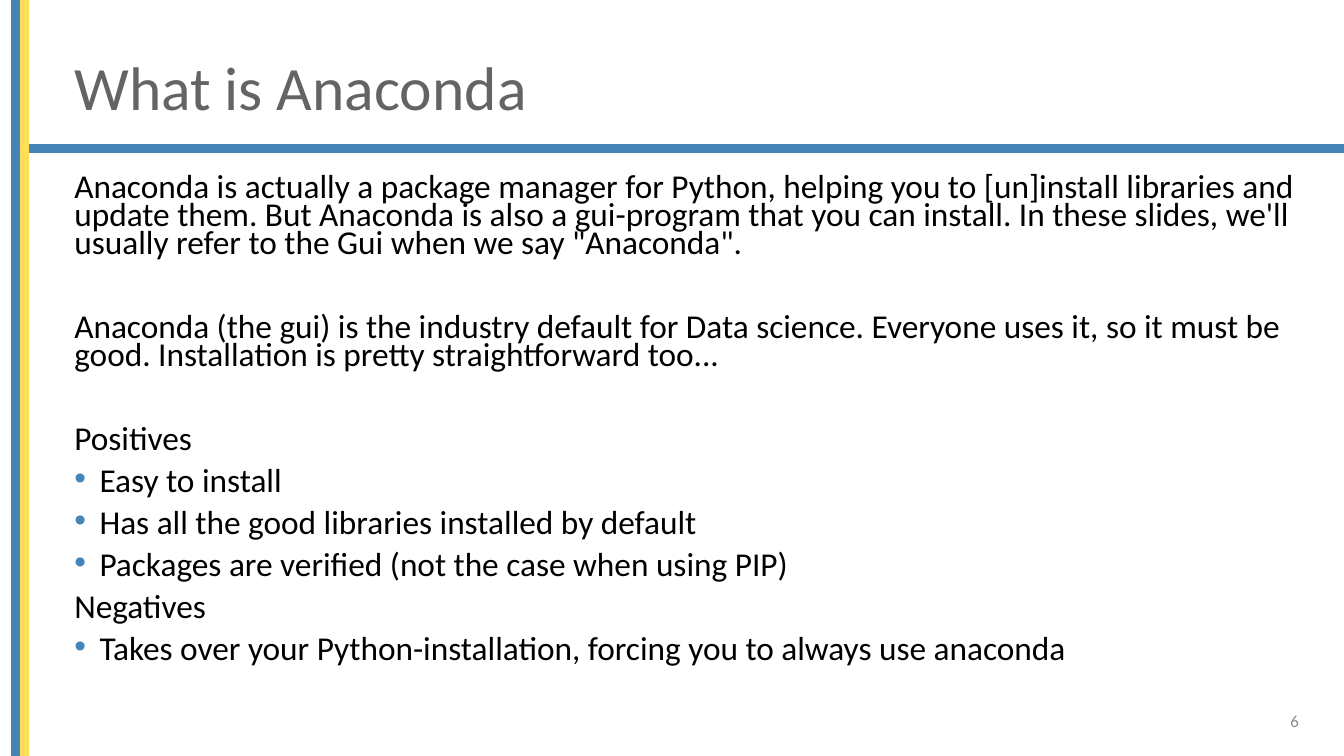
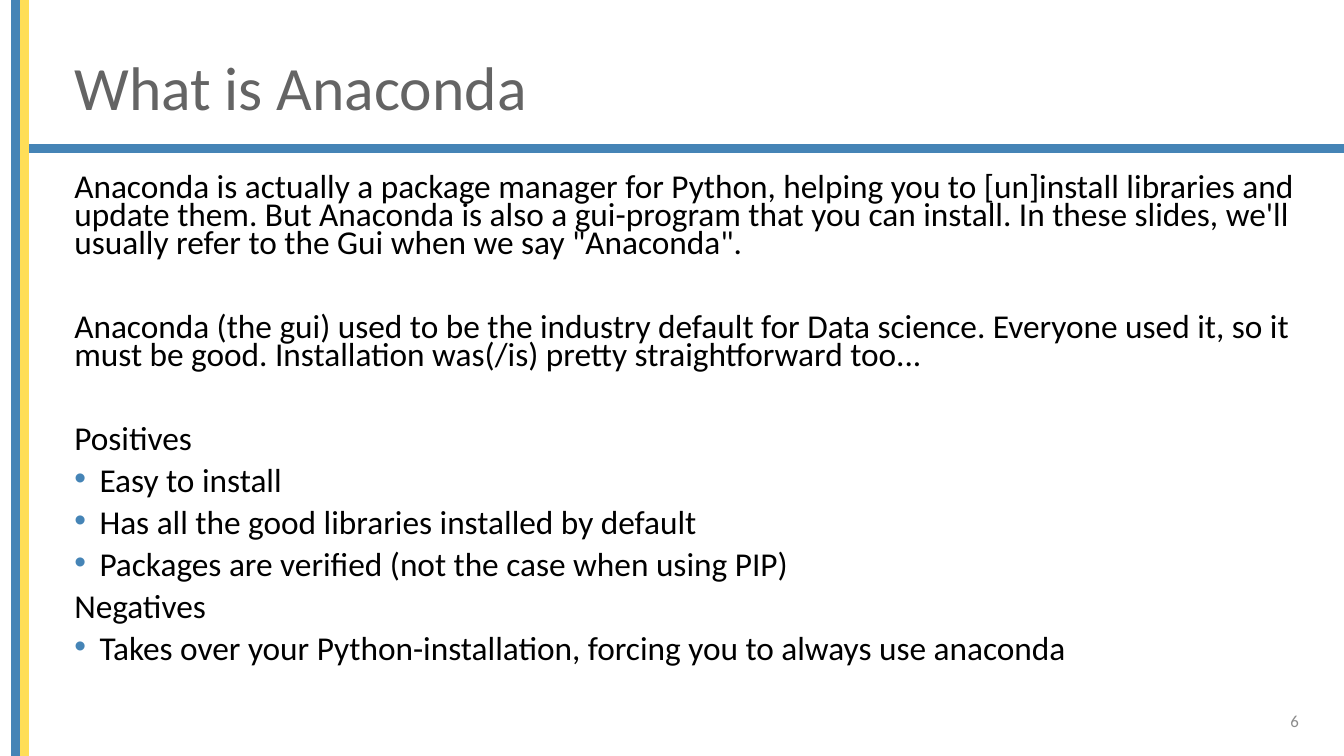
Before and after one commit to mjochen/Cello_AI, a slide deck: slide 6 of ppts/2 - Working environment overview.pptx. Drawn at 1344x756 pixels with LibreOffice and Linux fonts; fonts in the diff are those of the drawing; background and template pictures are left out. Boxes give left, top, right and bottom in pixels: in the first picture for what was removed or moved away, otherwise in the second. Text is boxed around its words. In the diff, an @@ line names an element or a change of style, - is before the commit and + after.

```diff
--- a/ppts/2 - Working environment overview.pptx
+++ b/ppts/2 - Working environment overview.pptx
@@ text at <box>74,313,1289,372</box>: text changed @@
-Anaconda (the gui) is the industry default for Data science. Everyone uses it, so it must be good. Installation is pretty straightforward too...
+Anaconda (the gui) used to be the industry default for Data science. Everyone used it, so it must be good. Installation was(/is) pretty straightforward too...
```
Also in this commit, not shown: 7 other slides changed, 1 slide added, 5 slides removed, 16 other files.
